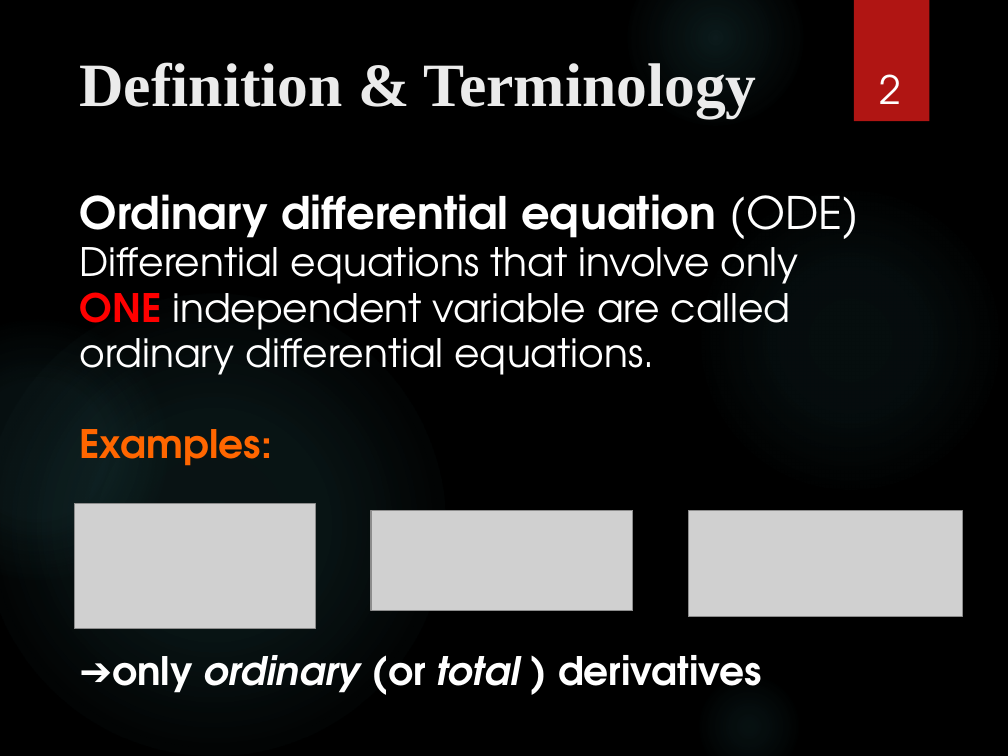
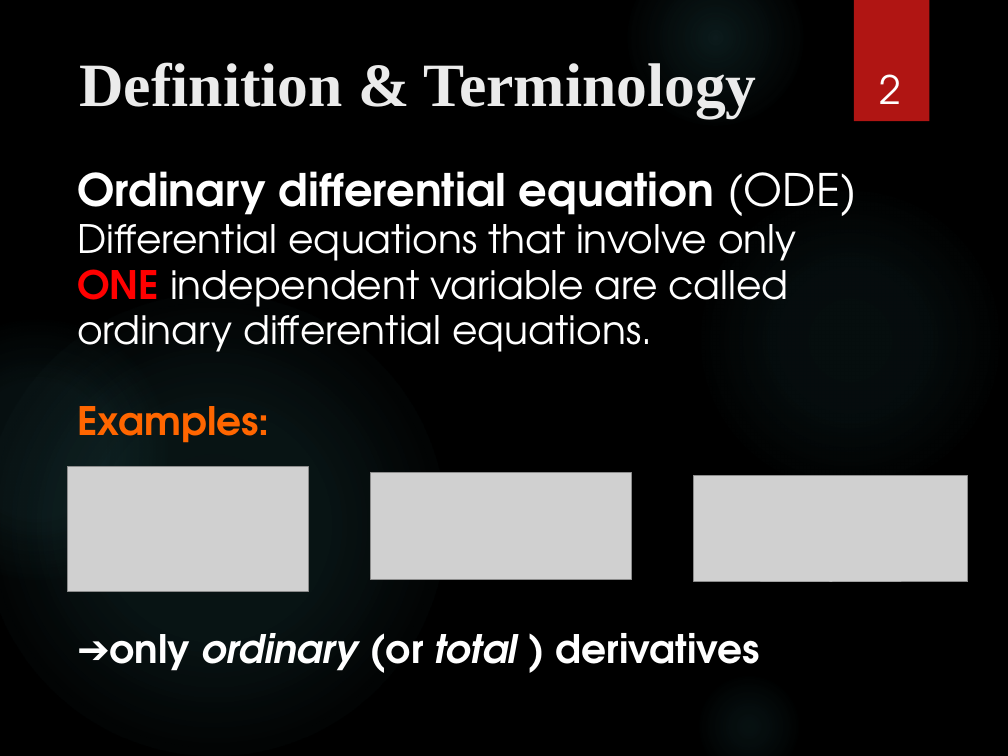
Before and after one commit to deshabhakt/Sem-II, a slide deck: slide 2 of NumericalMethods/Assignment-3/Prensentation.pptx. Drawn at 1008x756 pixels with LibreOffice and Linux fonts; fonts in the diff are those of the drawing; grey boxes stand for pictures; background and template pictures are left out. Boxes give left, top, right and bottom in pixels: in the first picture for what was removed or moved away, otherwise in the second. Text is boxed around its words. In the diff, an @@ line names an element or a change of style, - is before the commit and + after.

```diff
--- a/NumericalMethods/Assignment-3/Prensentation.pptx
+++ b/NumericalMethods/Assignment-3/Prensentation.pptx
@@ text "Ordinary differential equation (ODE)": place and size @@
-text "Ordinary differential equation (ODE)" at (79,194,859,695)
+text "Ordinary differential equation (ODE)" at (77,171,856,673)
@@ picture: place and size @@
-picture at (75,504,316,629)
+picture at (68,467,308,592)
@@ picture: place and size @@
-picture at (371,510,633,611)
+picture at (370,473,632,580)
@@ picture: place and size @@
-picture at (688,510,963,617)
+picture at (694,476,968,583)
```
Also in this commit, not shown: 3 other slides changed, 18 slides added, 1 slide removed, 16 other files.
